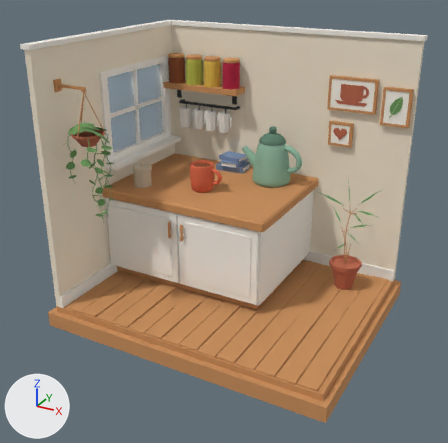
One commit to the glTF model public/models/nook.glb: the scene before it, then after it.
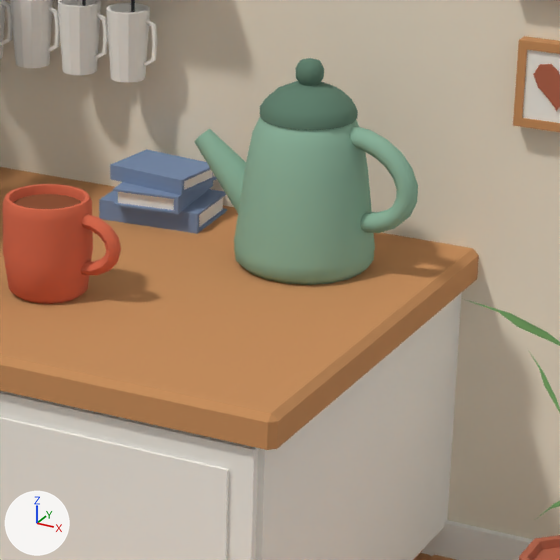
Each version is shown whole from a 50 mm lens placed at (1.004, -1.745, 0.738), pointed at (0.134, -0.164, -0.053), then close up on the part from 42% to 76% of the width and 25% to 59% of the height. Lighting does not change. The marker at lower left points along +X, +Y and +Z. The older version's two pictures come first. Where no turn or scale is listed for an object, it has been applied to the vertices. Vertices at exactly the same position are counted once.

Names of what the first close-up shows: 'Kettle', 'Mug', 'Room', 'TeaSurface'.
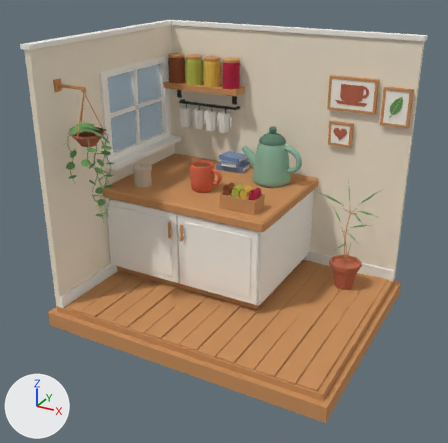
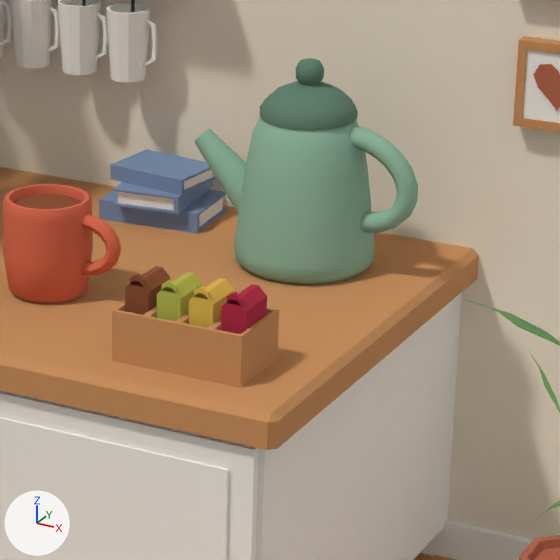
The change, as a list of edits to the scene's bpy script:
```text
Change me_room:
    used by ob_room; location = (0.0, 0.0, 0.0)
    remove me_room.from_pydata(...)  # 2769 vertices, 4364 faces; spans x -0.34..0.62, y -0.495..0.265, z -0.4..0.5
    add me_room.from_pydata(...)  # 2829 vertices, 4460 faces; spans x -0.34..0.62, y -0.495..0.265, z -0.4..0.5
    me_room part 1: a new loose piece, a box spanning x 0.13..0.25, y -0.185..-0.115, z 0.0..0.015, in mat_mat_wood (orange #c98f5b)
    me_room part 2: a new loose piece, a box spanning x 0.13..0.25, y -0.119..-0.115, z 0.015..0.045, in mat_mat_wood (orange #c98f5b)
    me_room part 3: a new loose piece, a box spanning x 0.157..0.163, y -0.181..-0.119, z 0.015..0.045, in mat_mat_wood (orange #c98f5b)
    me_room part 4: a new loose piece, a box spanning x 0.187..0.193, y -0.181..-0.119, z 0.015..0.045, in mat_mat_wood (orange #c98f5b)
    me_room part 5: a new loose piece, a box spanning x 0.217..0.223, y -0.181..-0.119, z 0.015..0.045, in mat_mat_wood (orange #c98f5b)
    me_room part 6: a new loose piece of 20 vertices spanning x 0.13..0.25, y -0.185..-0.119, z 0.015..0.045, in mat_mat_wood (orange #c98f5b)
Add me_teabag_3:
    me_teabag_3.from_pydata(...)  # 22 vertices, 36 faces; spans x -0.011..0.011, y -0.02..0.02, z 0.0..0.06
    me_teabag_3.materials.append(mat_mat_bag3)  # red #b3213f
Add me_teabag_2:
    me_teabag_2.from_pydata(...)  # 22 vertices, 36 faces; spans x -0.011..0.011, y -0.02..0.02, z 0.0..0.06
    me_teabag_2.materials.append(mat_mat_bag2)  # yellow #e0b84a
Add me_teabag_1:
    me_teabag_1.from_pydata(...)  # 22 vertices, 36 faces; spans x -0.011..0.011, y -0.02..0.02, z 0.0..0.06
    me_teabag_1.materials.append(mat_mat_bag1)  # yellow #b5b84a
Add me_teabag_0:
    me_teabag_0.from_pydata(...)  # 22 vertices, 36 faces; spans x -0.011..0.011, y -0.02..0.02, z 0.0..0.06
    me_teabag_0.materials.append(mat_mat_bag0)  # brown #8a4b2a
Add ob_teabag_3:
    ob_teabag_3 = bpy.data.objects.new('TeaBag_3', me_teabag_3)
    ob_teabag_3.location = (0.235, -0.15, 0.015)
Add ob_teabag_2:
    ob_teabag_2 = bpy.data.objects.new('TeaBag_2', me_teabag_2)
    ob_teabag_2.location = (0.205, -0.15, 0.015)
Add ob_teabag_1:
    ob_teabag_1 = bpy.data.objects.new('TeaBag_1', me_teabag_1)
    ob_teabag_1.location = (0.175, -0.15, 0.015)
Add ob_teabag_0:
    ob_teabag_0 = bpy.data.objects.new('TeaBag_0', me_teabag_0)
    ob_teabag_0.location = (0.145, -0.15, 0.015)
```

Where the change shows, as pixel boxes [x1, y1, x2, y2] in the close-ups (560 x 560 px):
'TeaBag_3', added (red): after [221, 284, 267, 334]
'TeaBag_2', added (yellow): after [189, 278, 235, 328]
'TeaBag_1', added (yellow): after [157, 272, 202, 321]
'TeaBag_0', added (brown): after [125, 266, 171, 315]
part 1 of me_room, added (orange): after [112, 343, 278, 388]
part 2 of me_room, added: after [267, 307, 279, 344]
part 3 of me_room, added (mostly hidden): after [144, 306, 157, 318]
part 4 of me_room, added (mostly hidden): after [176, 312, 189, 324]
part 5 of me_room, added (mostly hidden): after [208, 319, 221, 330]
part 6 of me_room, added (orange): after [112, 303, 277, 371]
